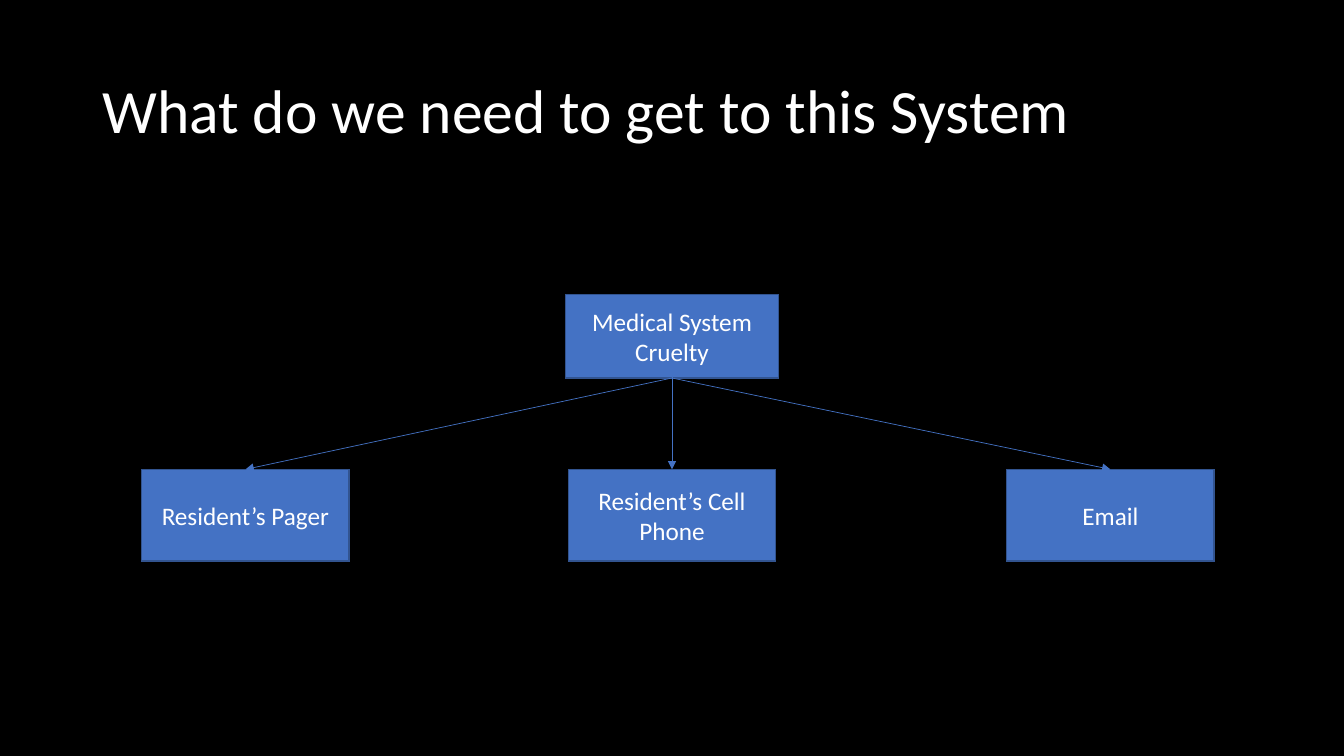
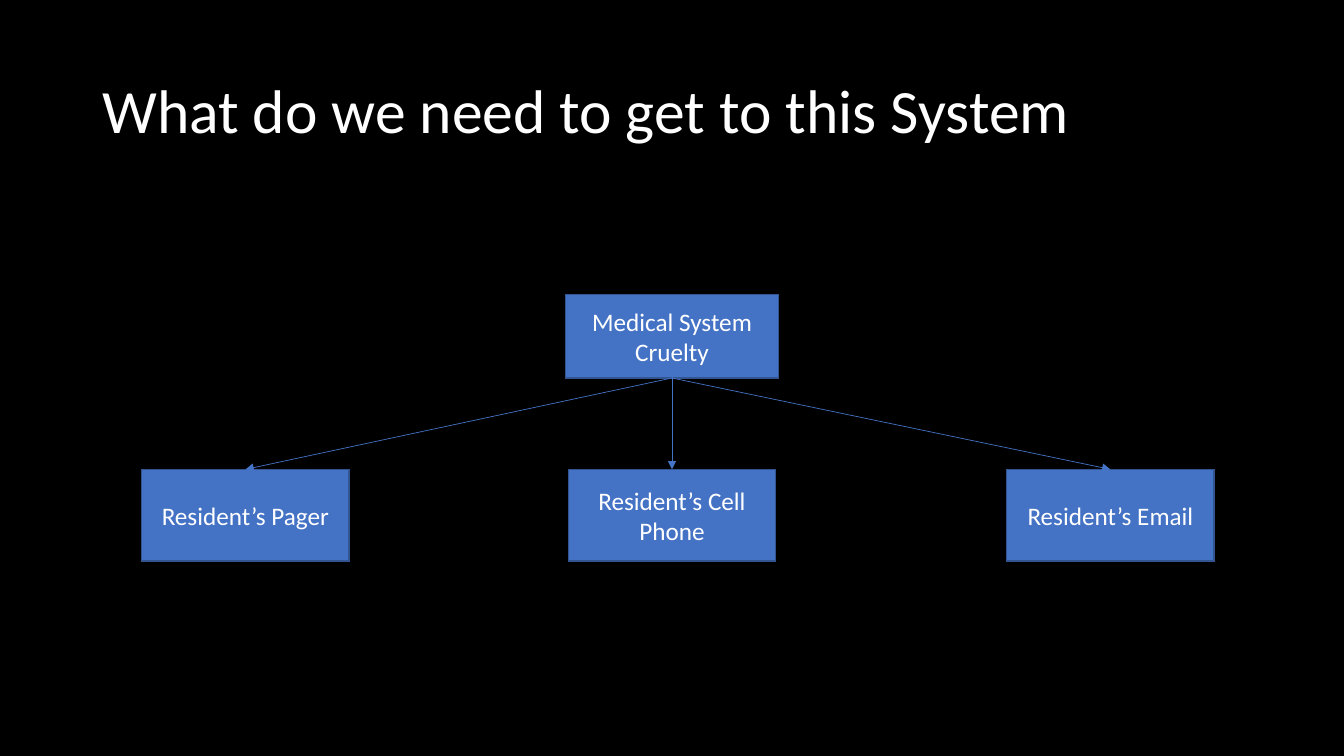
Before and after one commit to microsoft/Flash_University, a slide deck: slide 5 of CLR_via_CSharp/Chapter 11 - Events/Events.pptx. Drawn at 1344x756 pixels with LibreOffice and Linux fonts; fonts in the diff are those of the drawing. Boxes give left, top, right and bottom in pixels: in the first picture for what was removed or moved away, otherwise in the second. Text is boxed around its words. In the diff, an @@ line names an element or a change of style, - is before the commit and + after.

```diff
--- a/CLR_via_CSharp/Chapter 11 - Events/Events.pptx
+++ b/CLR_via_CSharp/Chapter 11 - Events/Events.pptx
@@ text in rectangle at <box>1028,507,1193,525</box>: text changed @@
-Email
+Resident’s Email
```
Also in this commit, not shown: 5 other slides changed, 2 slides added, 1 slide removed, 6 other files.
